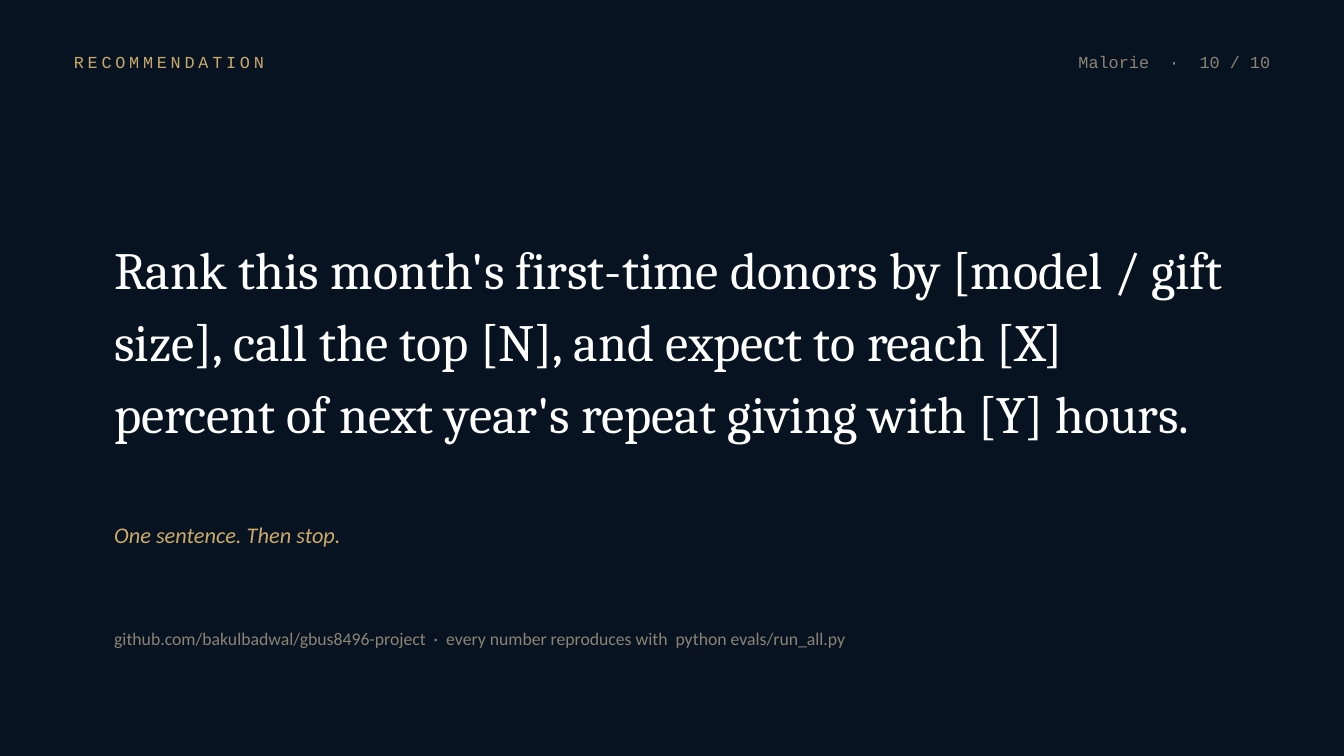
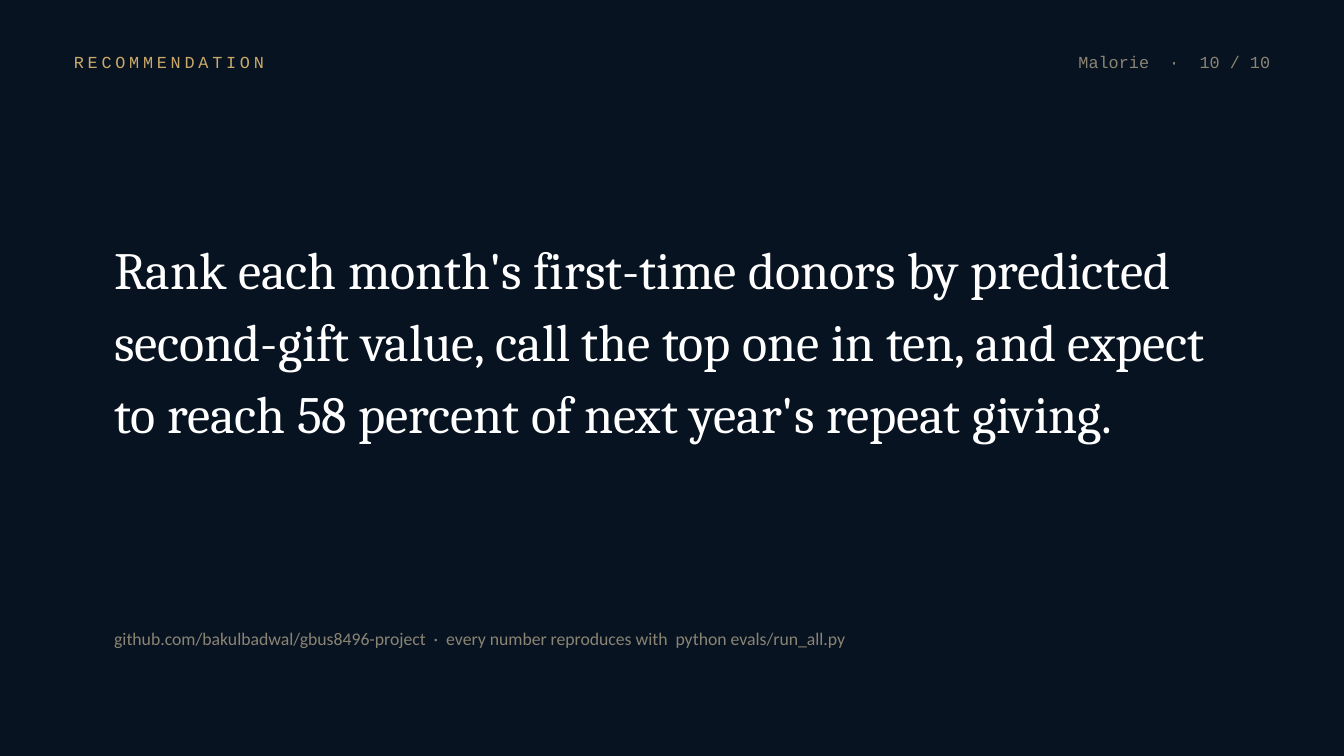
Before and after one commit to bakulbadwal/gbus8496-project, a slide deck: slide 10 of docs/slides/Group11_deck.pptx. Drawn at 1344x756 pixels with LibreOffice and Linux fonts; fonts in the diff are those of the drawing. Boxes give left, top, right and bottom in pixels: in the first picture for what was removed or moved away, otherwise in the second. Text is boxed around its words. In the diff, an @@ line names an element or a change of style, - is before the commit and + after.

```diff
--- a/docs/slides/Group11_deck.pptx
+++ b/docs/slides/Group11_deck.pptx
@@ text at bbox=[114, 252, 1205, 445]: text changed @@
-Rank this month's first-time donors by [model / gift size], call the top [N], and expect to reach [X] percent of next year's repeat giving with [Y] hours.
+Rank each month's first-time donors by predicted second-gift value, call the top one in ten, and expect to reach 58 percent of next year's repeat giving.
@@ text removed at bbox=[114, 527, 340, 547] @@
-One sentence. Then stop.
```
Also in this commit, not shown: 2 other slides changed, 19 other files.
